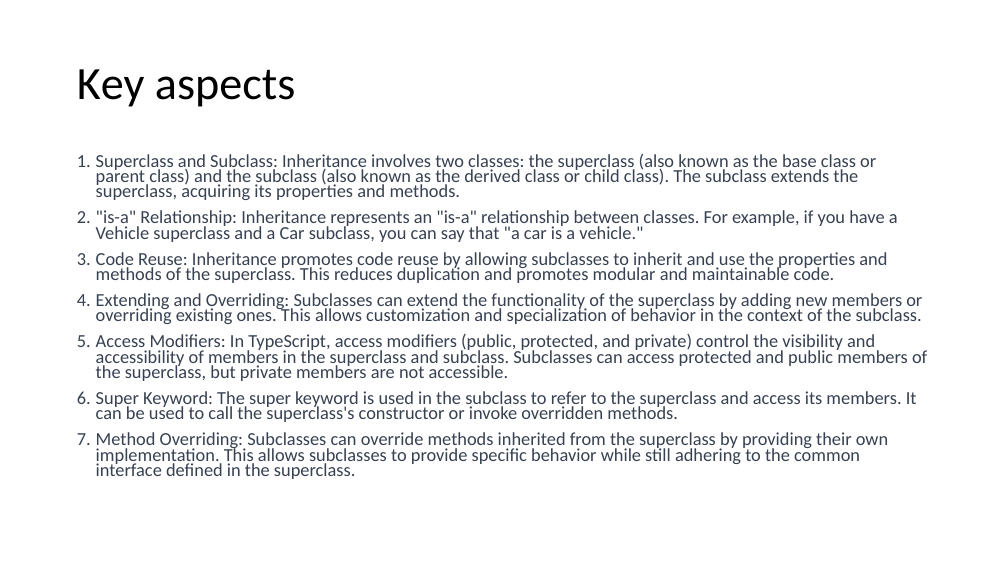
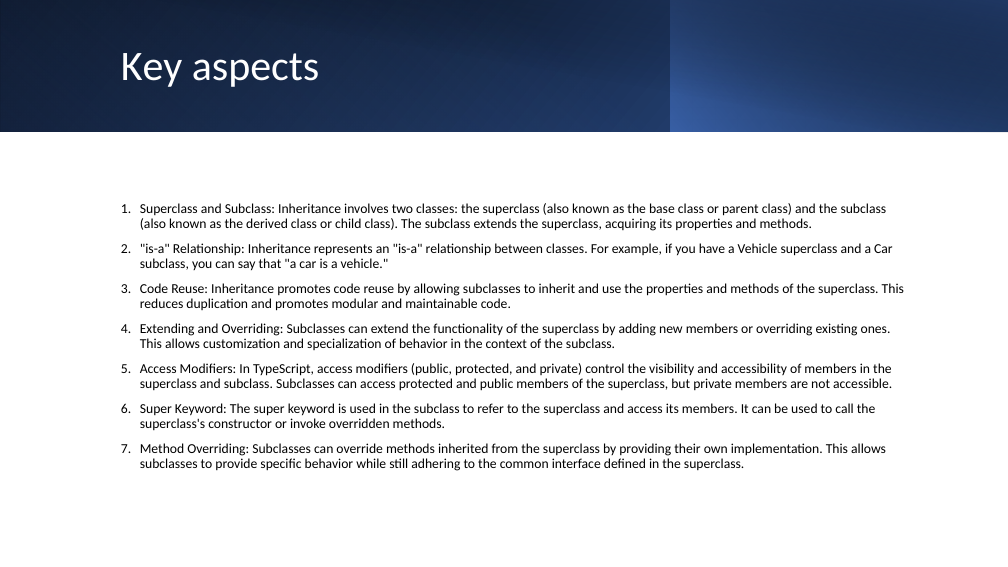
Before and after one commit to 1shaked/full-stack, a slide deck: slide 19 of 22ass/OOP.pptx. Drawn at 1008x567 pixels with LibreOffice and Linux fonts; fonts in the diff are those of the drawing. Boxes give left, top, right and bottom in pixels: in the first picture for what was removed or moved away, otherwise in the second. Text is boxed around its words. In the diff, an @@ line names an element or a change of style, - is before the commit and + after.

Commit message:
files and example

```diff
--- a/22ass/OOP.pptx
+++ b/22ass/OOP.pptx
@@ rectangle added at [0,0,1008,132], fill gradient #000000 to #2F5597 @@
@@ rectangle added at [0,0,671,132], fill gradient #4472C4 to #203864 @@
@@ rectangle added at [38,0,1008,132], fill gradient #000000 to #203864 @@
@@ title "Key aspects": place and size @@
-title "Key aspects" at [77,69,295,107]
+title "Key aspects" at [121,53,320,87]
@@ title "Key aspects" at [121,53,320,87]: size 44 to 40 pt, text colour #000000 to #FFFFFF @@
@@ rectangle added at [671,0,1008,132], fill gradient #4472C4 to #000000 @@
@@ text "Superclass and Subclass: Inheritance involves ...": place and size @@
-text "Superclass and Subclass: Inheritance involves ..." at [96,154,927,479]
+text "Superclass and Subclass: Inheritance involves ..." at [140,203,904,471]
@@ text "Superclass and Subclass: Inheritance involves ..." at [140,203,904,471]: size 17.5 to 13 pt, text colour #374151 to #000000; line spacing 0.7 to 0.9; vertical alignment top to middle @@
```
Also in this commit, not shown: 38 other slides changed, 1 slide added, 1 slide removed, 3 other files.
